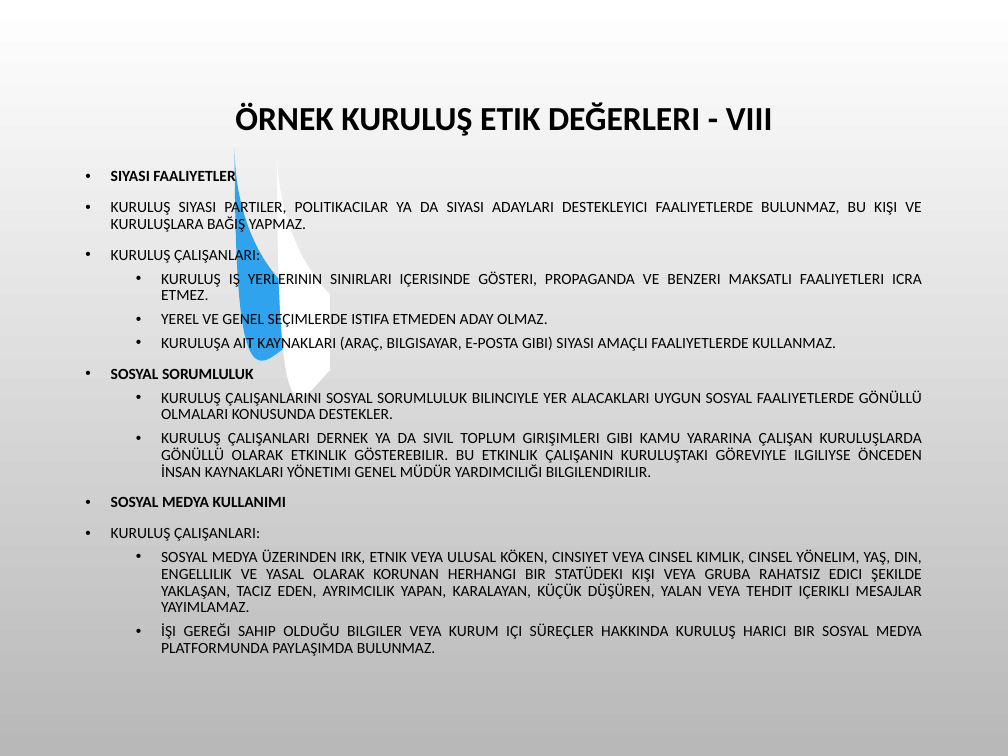
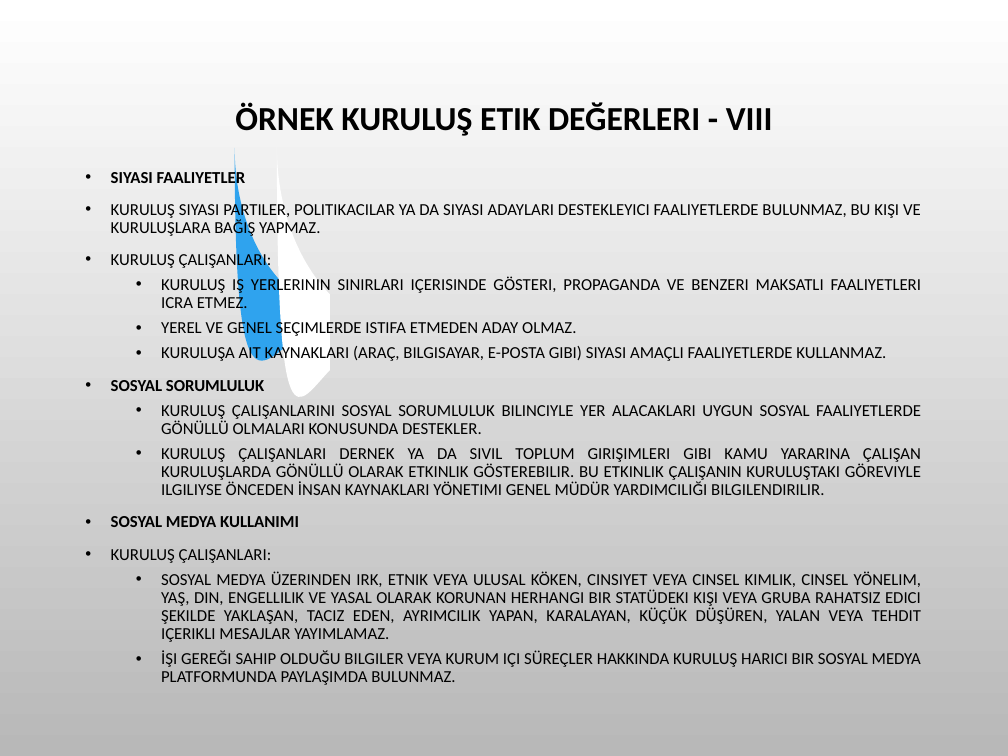
Before and after one commit to SevdanurGENC/20-21-Lecture-Notes, a slide deck: slide 29 of 4. Bolum - Meslek Etigi - Kurumsal Etik.ppt. Drawn at 1008x756 pixels with LibreOffice and Linux fonts; fonts in the diff are those of the drawing; background and template pictures are left out. Boxes give left, top, right and bottom in pixels: in the first picture for what was removed or moved away, otherwise in the second. Text is boxed around its words. In the diff, an @@ line names an element or a change of style, - is before the commit and + after.

```diff
--- a/4. Bolum - Meslek Etigi - Kurumsal Etik.ppt
+++ b/4. Bolum - Meslek Etigi - Kurumsal Etik.ppt
@@ text "SIYASI FAALIYETLER" at [111, 169, 922, 685]: size 11.1 to 12 pt @@
```
Also in this commit, not shown: 7 other slides changed, 12 other files.
